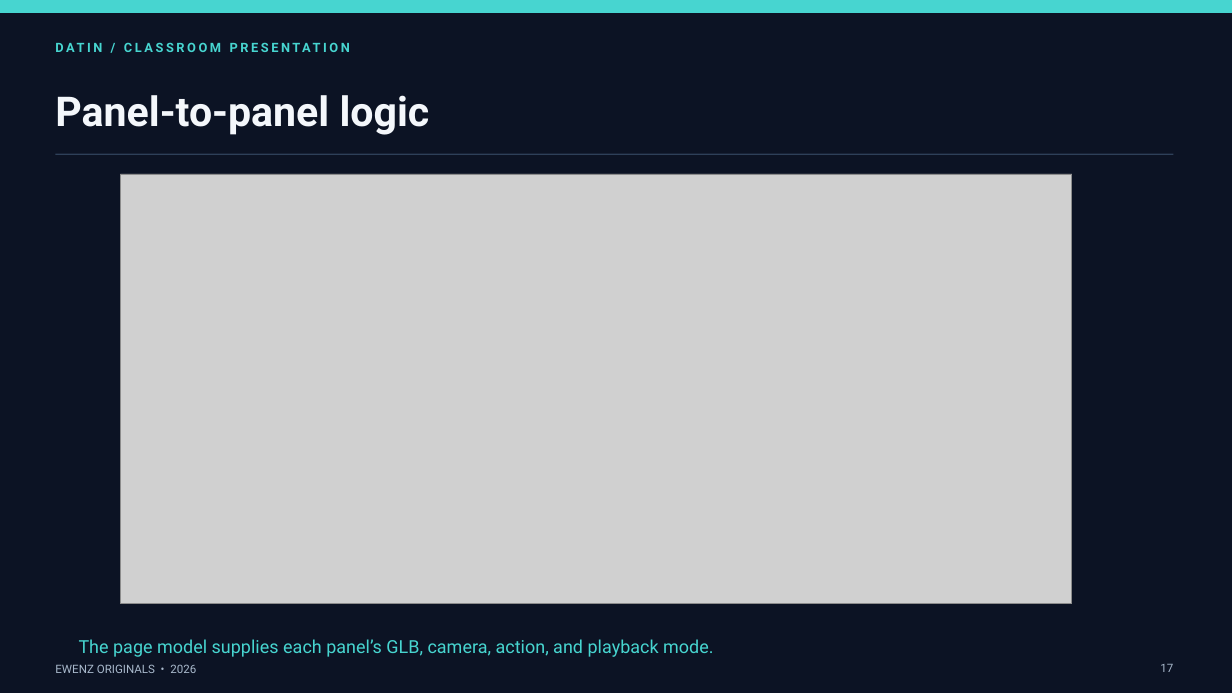
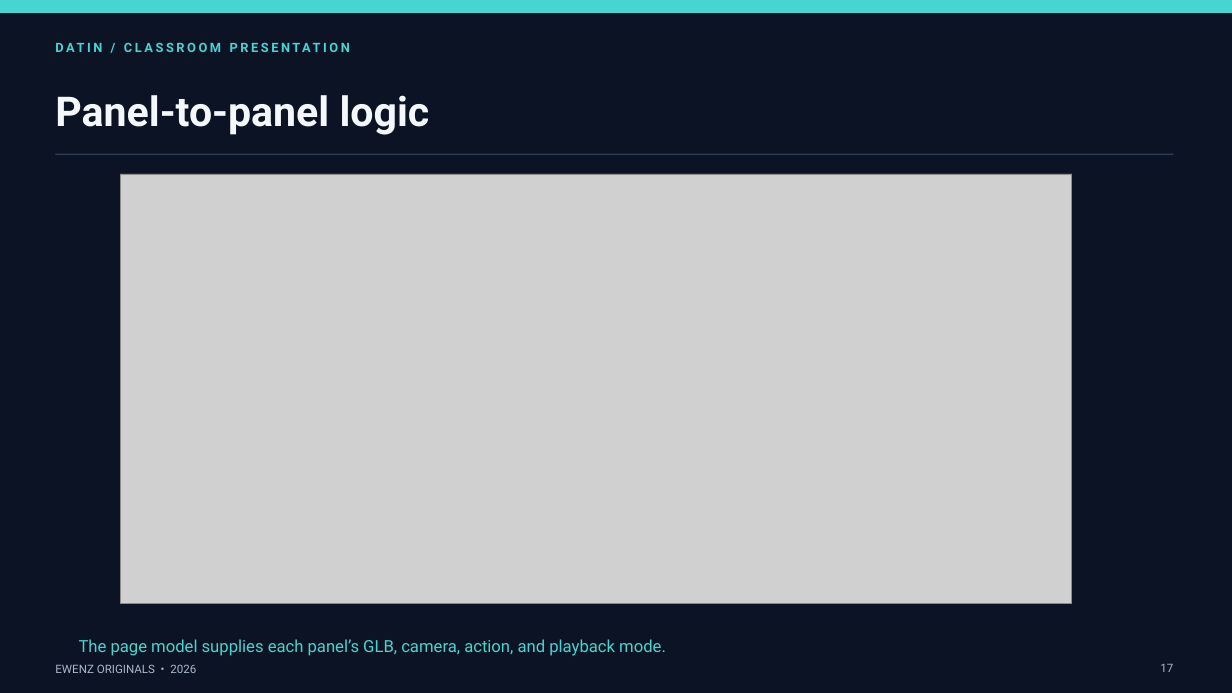
Before and after one commit to mrgbpjpy/datin-interactive-comic, a slide deck: slide 18 of public/DATIN_From_Coding_to_3D_Animation_Presentation.pptx (slide 17 before the commit). Drawn at 1232x693 pixels with LibreOffice and Linux fonts; fonts in the diff are those of the drawing; grey boxes stand for pictures. Boxes give left, top, right and bottom in pixels: in the first picture for what was removed or moved away, otherwise in the second. Text is boxed around its words. In the diff, an @@ line names an element or a change of style, - is before the commit and + after.

```diff
--- a/public/DATIN_From_Coding_to_3D_Animation_Presentation.pptx
+++ b/public/DATIN_From_Coding_to_3D_Animation_Presentation.pptx
@@ text "The page model supplies each ..." at (x1=79, y1=639, x2=666, y2=656): size 14 to 12.9 pt @@
```
Also in this commit, not shown: 2 other slides changed, 2 slides added.
